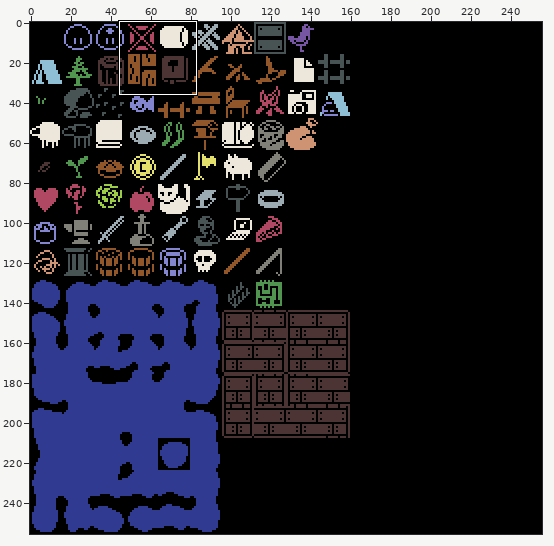
Edited in one commit: pixel-art file (assets/images/tiles.ase). Above: a wide view before the commit, with the close-up outlined.
Close-up. Before the commit:
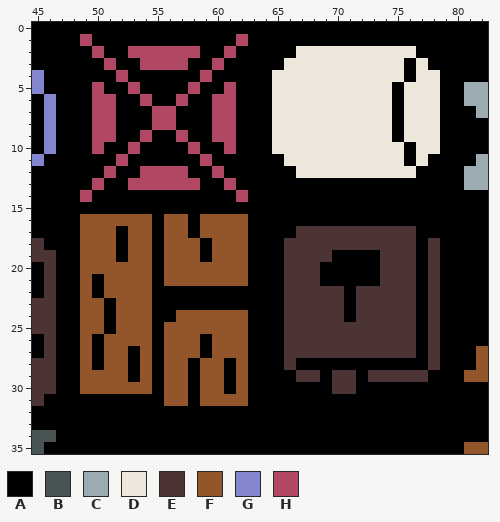
256x256 pixels, 1 frame. Shown: x 45..82, y 0..35. The commit also changed other parts of the picture, which this record leaves out.
Palette (. is transparent): A #000000  B #485454  C #9cabb1  D #ede6db  E #4c3435  F #92562b  G #8385cf  H #b14863
And afterwards:
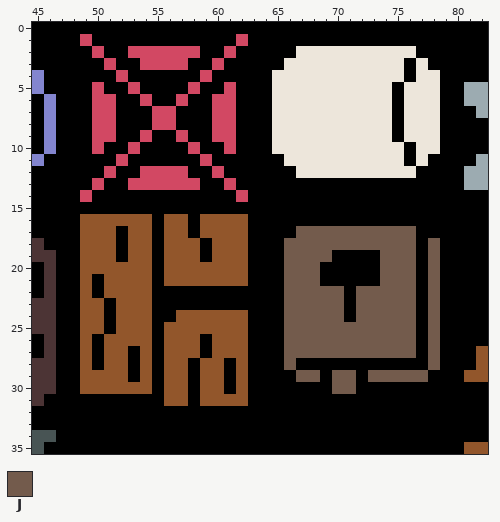
Colours new in this view: J #735b4c
The exact change:
Colour H changes from #b14863 to #d24863.
Layer "Layer 1":
The edit turns colour E into colour J in row 17 at x 67 to 76; in row 18 at x 66 to 76 and 78; in row 19 at x 66 to 69, 74 to 76 and 78; in rows 20 to 21 at x 66 to 68, 74 to 76 and 78; in rows 22 to 24 at x 66 to 70, 72 to 76 and 78; in rows 25 to 27 at x 66 to 76 and 78.
The edit turns colour E into colour J in row 28 at x 66 and 78; in row 29 at x 67 to 68, 70 to 71 and 73 to 77; in row 30 at x 70 to 71.
